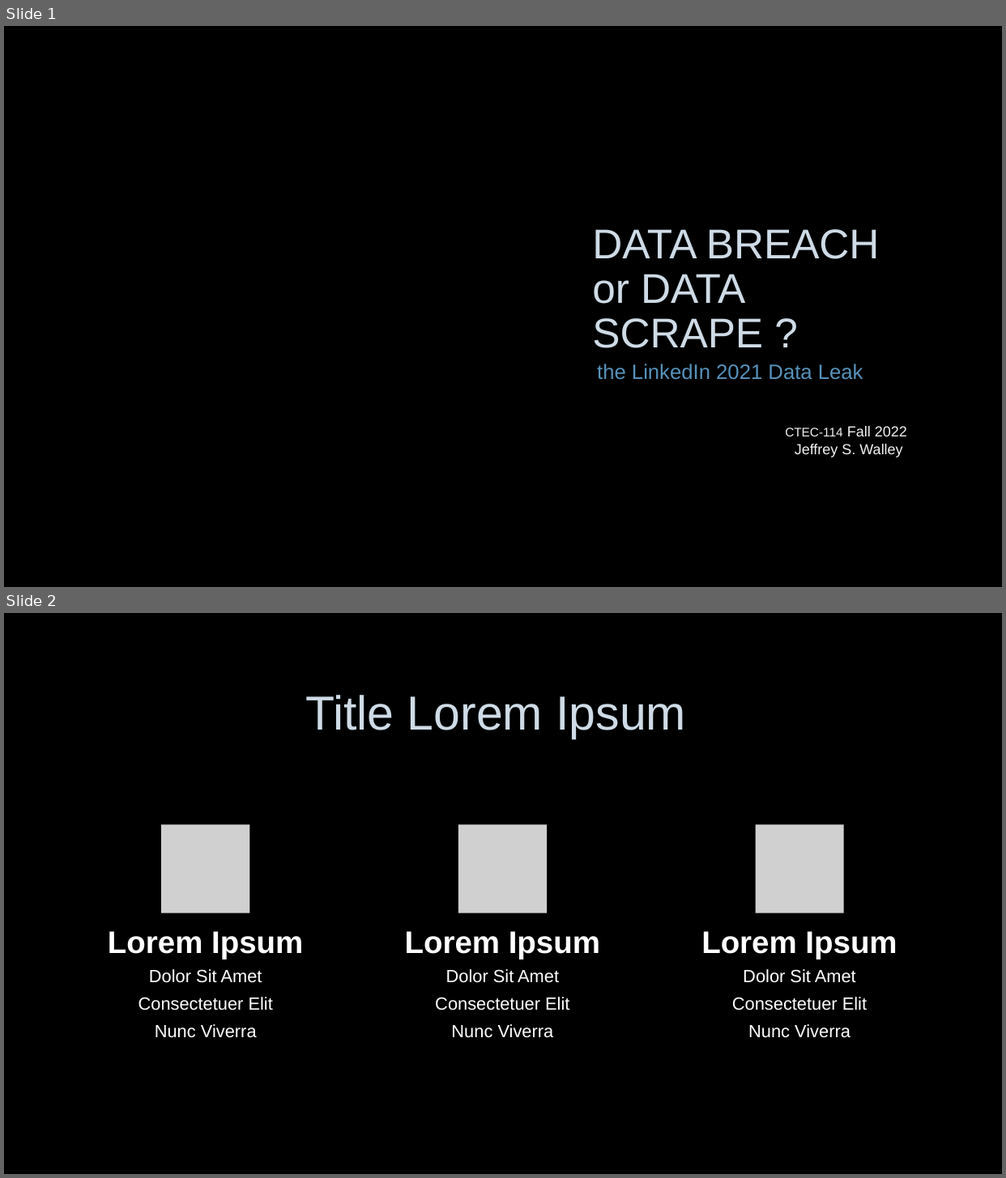
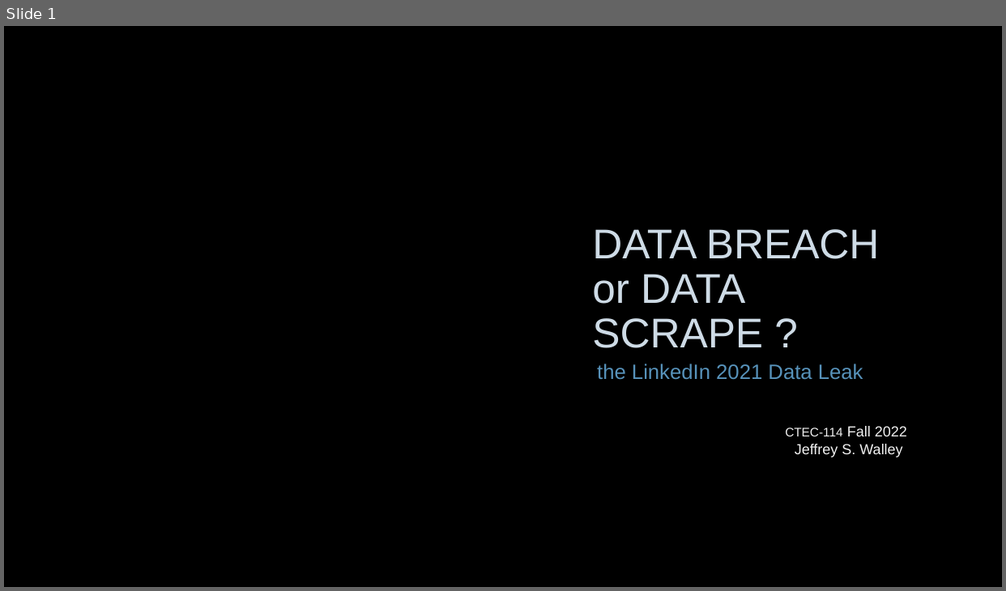
Before and after one commit to Ploppa-Smurph/ctec114_IT_SoftwareSupport, a slide deck: dataBreach.pptx. Shown one above the other, each under a label of ours: slides 1 and 2 before the commit, slide 1 after it. The pictures are 1006x1178 and 1006x591 pixels, drawn with LibreOffice and Linux fonts; fonts in the diff are those of the drawing; grey boxes stand for pictures; background and template pictures are left out. Boxes give left, top, right and bottom in pixels: in the first picture for what was removed or moved away, otherwise in the second. Text is boxed around its words. In the diff, an @@ line names an element or a change of style, - is before the commit and + after.

Commit message:
more work on powerpoint completed

```diff
--- a/dataBreach.pptx
+++ b/dataBreach.pptx
@@ slide 2 removed at [4,613,1002,1174], background picture (left out) @@
@@ title removed at [305,695,686,739] @@
-Title Lorem Ipsum
@@ group removed at [108,825,897,1038]: 6 texts, 3 pictures @@
-Lorem Ipsum
-Dolor Sit Amet
-Consectetuer Elit
-Nunc Viverra
-Lorem Ipsum
-Dolor Sit Amet
-Consectetuer Elit
-Nunc Viverra
-Lorem Ipsum
-Dolor Sit Amet
-Consectetuer Elit
-Nunc Viverra
```
Also in this commit, not shown: 4 slides added.
